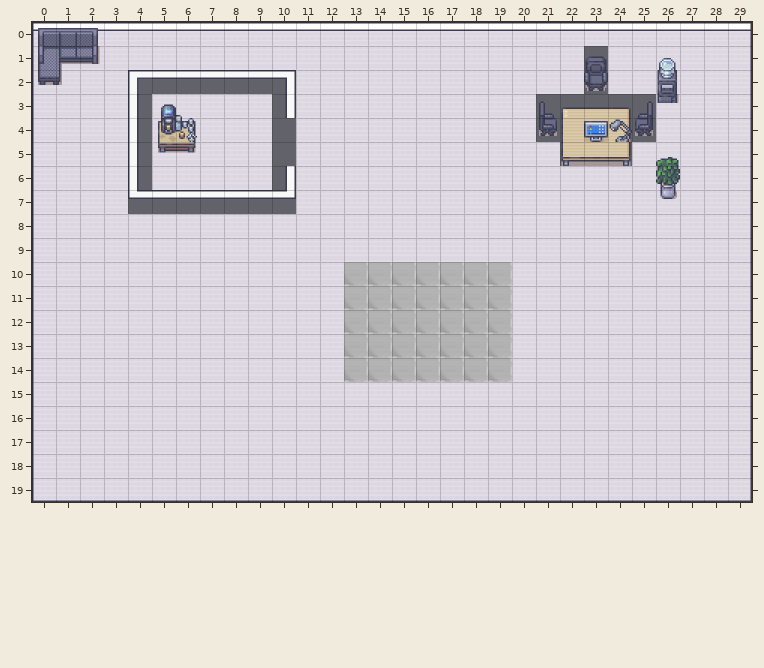
Tiled map: assets/map1.tmx. Above is the file before it was changed.
Cells are 32x32 px. Shown: x 0..29, y 0..19.
Now the later version:
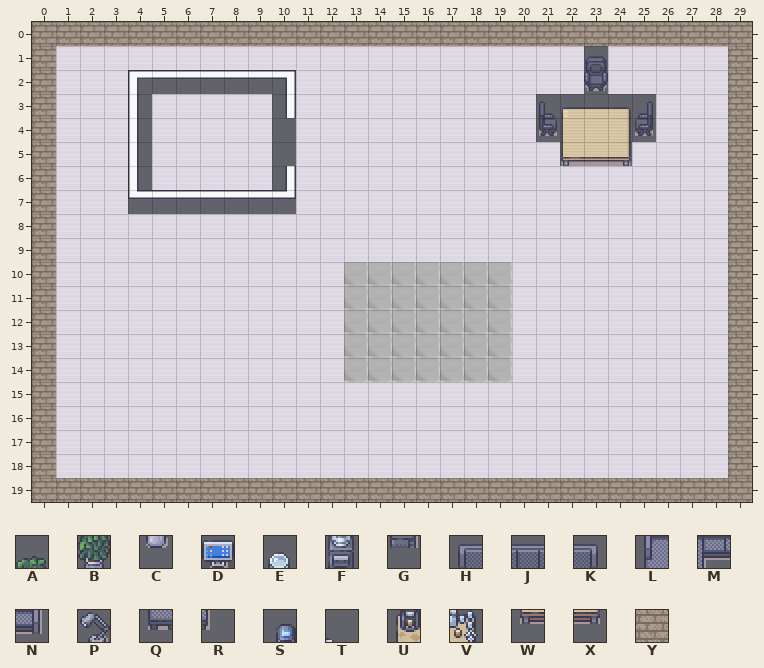
Key: from "modern-office": A 118, B 134, C 150, D 222, E 252, F 268, G 284, H 322, J 323, K 324, L 338, M 339, N 340, P 347, Q 354, R 355, S 616, T 617, U 632, V 633, W 648, X 649; from "room-builder-office": Y 149.
_ is an empty cell.
Edits made:
Layer "Objects" (removed):
Tile A is gone in row 5 at x 26.
Tile B is gone in row 6 at x 26.
Tile C is gone in row 7 at x 26.
Tile D is gone in row 4 at x 23.
Tile E is gone in row 1 at x 26.
Tile F is gone in row 2 at x 26.
Tile G is gone in row 3 at x 26.
Tile H is gone in row 0 at x 0.
Tile J is gone in row 0 at x 1.
Tile K is gone in row 0 at x 2.
Tile L is gone in row 1 at x 0.
Tile M is gone in row 1 at x 1.
Tile N is gone in row 1 at x 2.
Tile P is gone in row 4 at x 24.
Tile Q is gone in row 2 at x 0.
Tile R is gone in row 2 at x 1.
Tile S is gone in row 3 at x 5.
Tile T is gone in row 3 at x 6.
Tile U is gone in row 4 at x 5.
Tile V is gone in row 4 at x 6.
Tile W is gone in row 5 at x 5.
Tile X is gone in row 5 at x 6.
Layer "Walls":
There is now tile Y in row 0 at x 0 to 29; in rows 1 to 18 at x 0 and 29; in row 19 at x 0 to 29.
